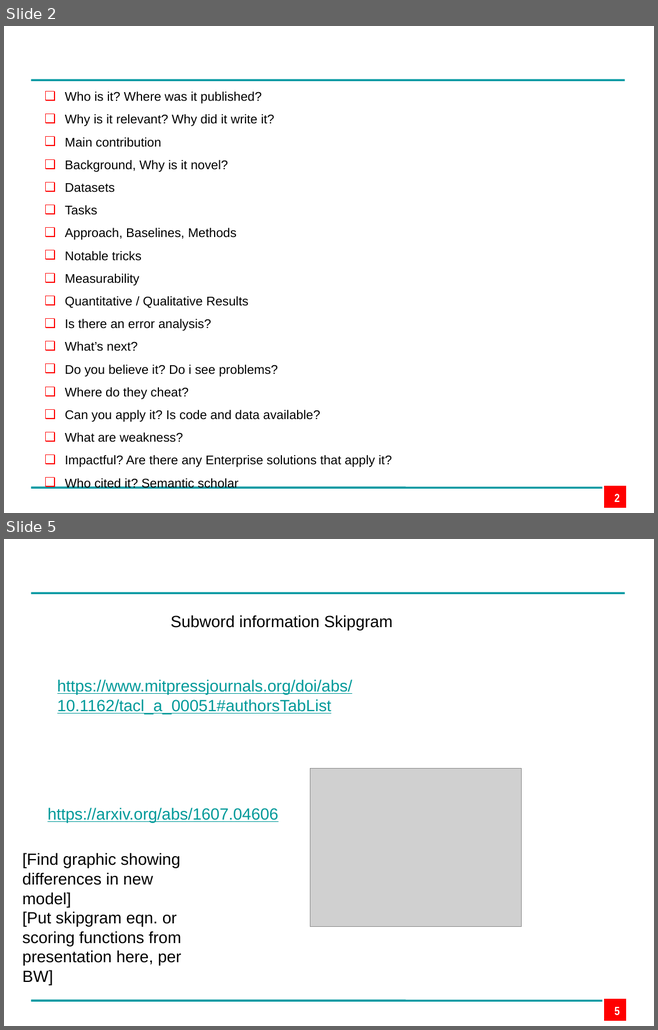
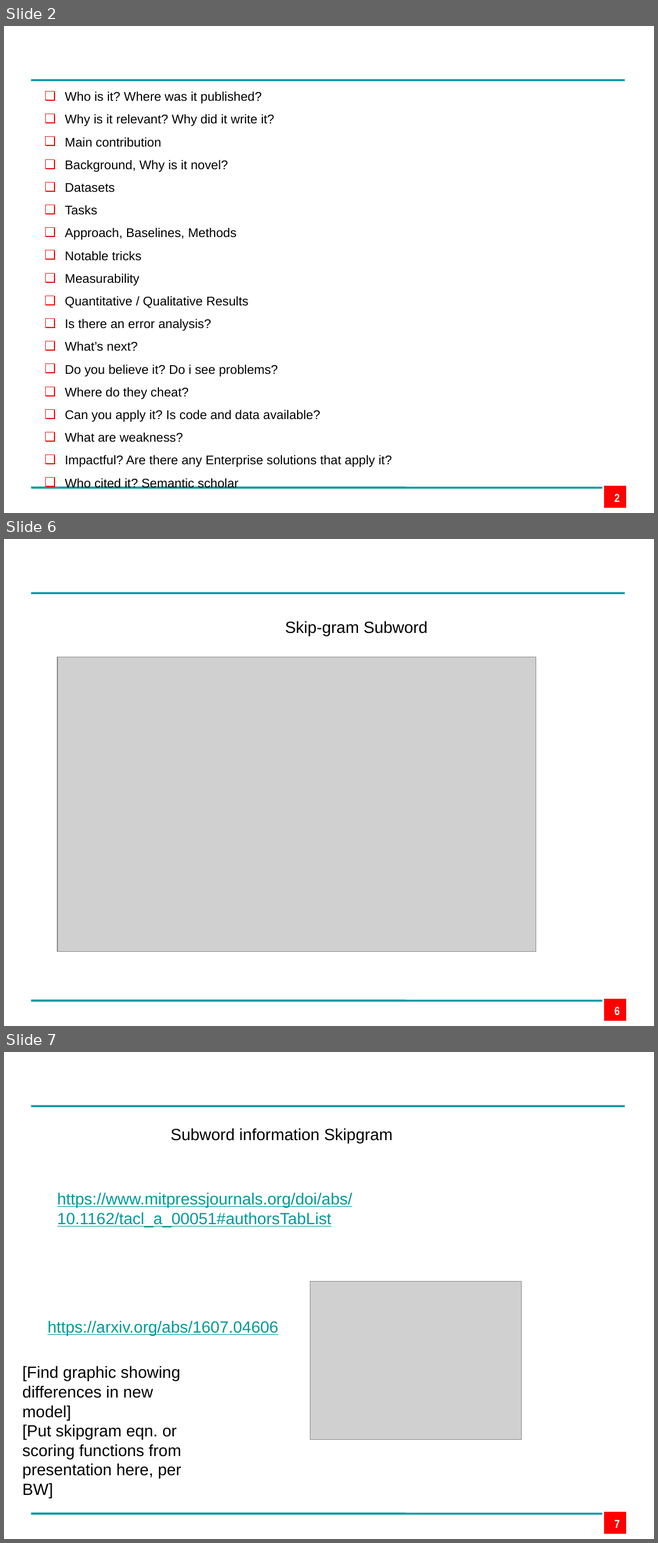
Before and after one commit to edpape007/NLP, a slide deck: Presentation_Subword.pptx. Shown one above the other, each under a label of ours: slides 2 and 5 before the commit, slides 2, 6 and 7 after it; the slides between them are not shown. The pictures are 658x1030 and 658x1543 pixels, drawn with LibreOffice and Linux fonts; fonts in the diff are those of the drawing; grey boxes stand for pictures; background and template pictures are left out. Boxes give left, top, right and bottom in pixels: in the first picture for what was removed or moved away, otherwise in the second. Text is boxed around its words. In the diff, an @@ line names an element or a change of style, - is before the commit and + after.

```diff
--- a/Presentation_Subword.pptx
+++ b/Presentation_Subword.pptx
@@ slide 6 added at (4,539,654,1026), background #FFFFFF; not listed: 3 template elements that a slide beside it also shows @@
@@ text added at (285,621,427,636), 18 pt, text #000000 @@
+Skip-gram Subword
@@ picture added at (57,657,535,951) @@
@@ page number added at (614,1007,619,1015), 13 pt, text #FFFFFF, bold @@
+6
@@ what was slide 5 is now slide 7 @@
@@ page number at (614,1520,619,1528): text changed @@
-5
+7
```
Also in this commit, not shown: 1 slide changed, 7 other slides added, 3 slides removed, 55 other files.
